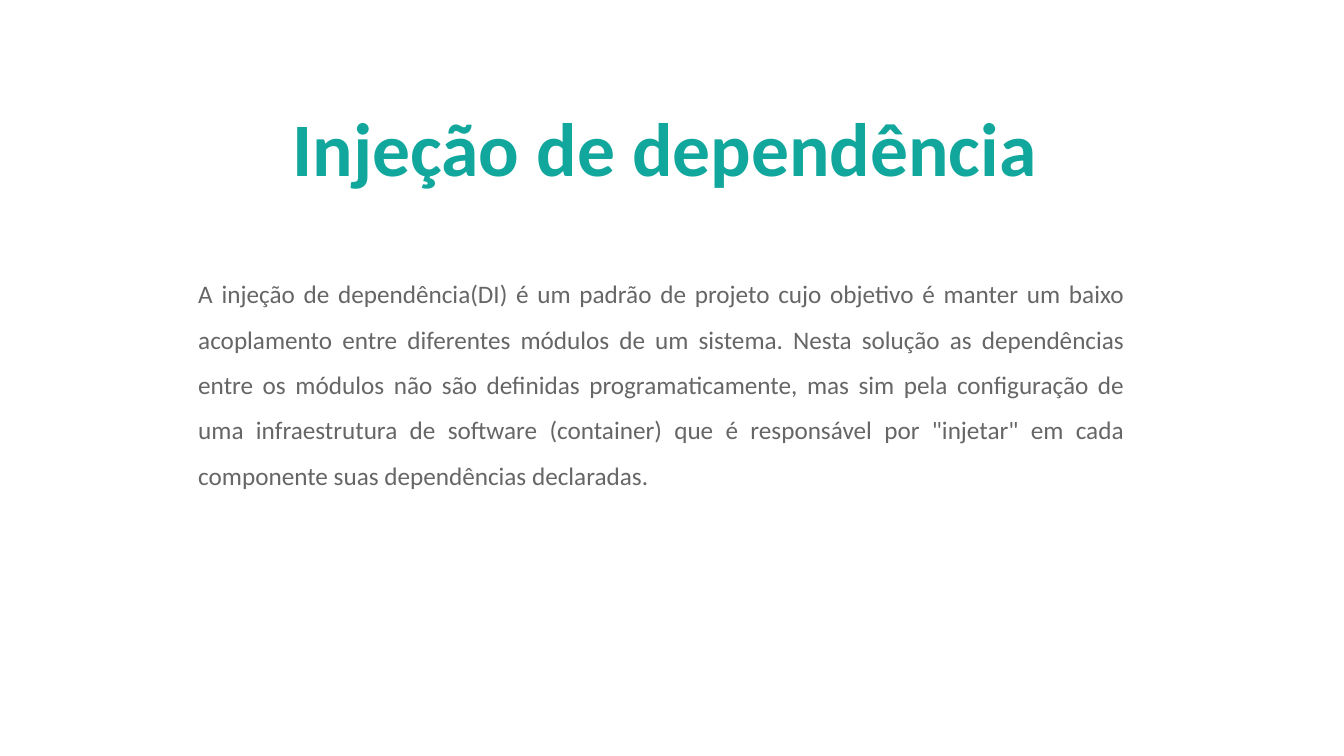
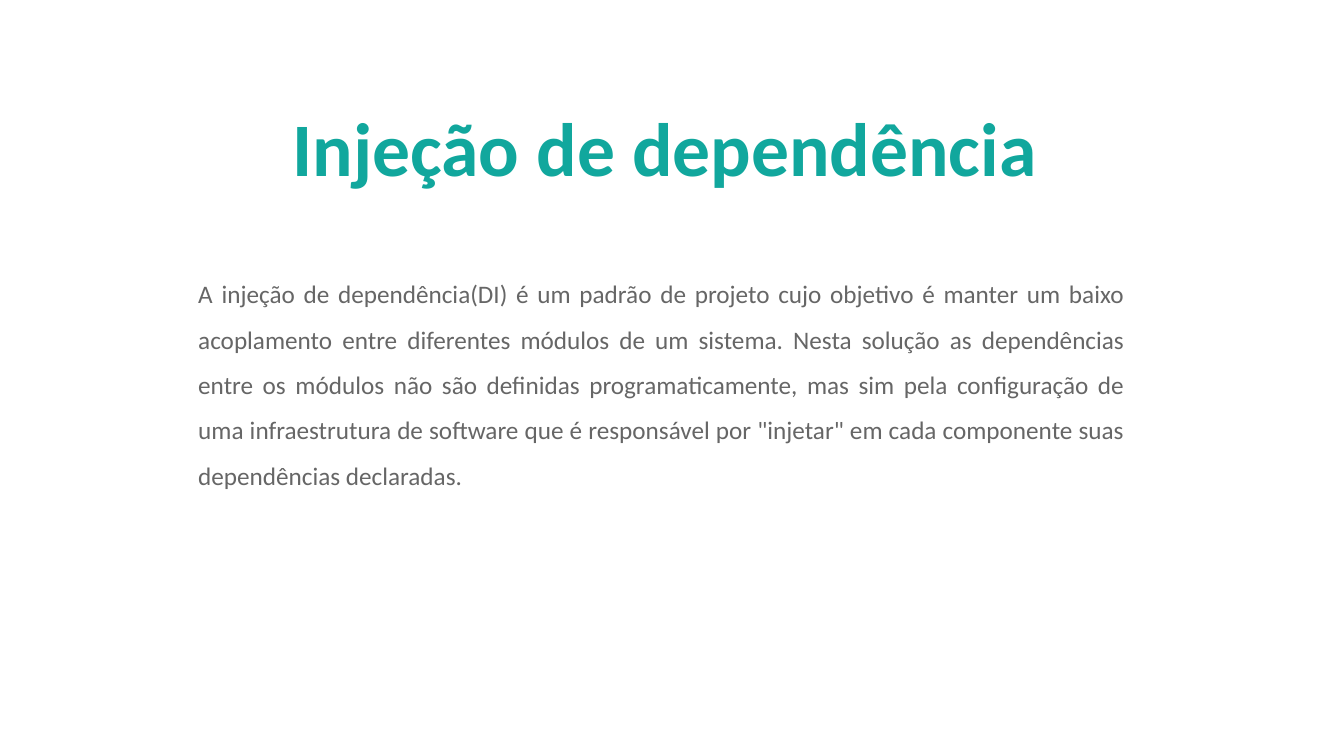
Before and after one commit to AlberttSantos/treinamento-solid, a slide deck: slide 24 of doc/InjecaoDependencia.pptx (slide 23 before the commit). Drawn at 1344x756 pixels with LibreOffice and Linux fonts; fonts in the diff are those of the drawing; background and template pictures are left out. Boxes give left, top, right and bottom in pixels: in the first picture for what was removed or moved away, otherwise in the second. Text is boxed around its words. In the diff, an @@ line names an element or a change of style, - is before the commit and + after.

```diff
--- a/doc/InjecaoDependencia.pptx
+++ b/doc/InjecaoDependencia.pptx
@@ text at [198,285,1124,489]: text changed @@
-                A injeção de dependência(DI) é um padrão de projeto cujo objetivo é manter um baixo acoplamento entre diferentes módulos de um sistema. Nesta solução as dependências entre os módulos não são definidas programaticamente, mas sim pela configuração de uma infraestrutura de software (container) que é responsável por "injetar" em cada componente suas dependências declaradas.
+                A injeção de dependência(DI) é um padrão de projeto cujo objetivo é manter um baixo acoplamento entre diferentes módulos de um sistema. Nesta solução as dependências entre os módulos não são definidas programaticamente, mas sim pela configuração de uma infraestrutura de software que é responsável por "injetar" em cada componente suas dependências declaradas.
```
Also in this commit, not shown: 5 other slides changed, 2 slides added, 3 other files.
